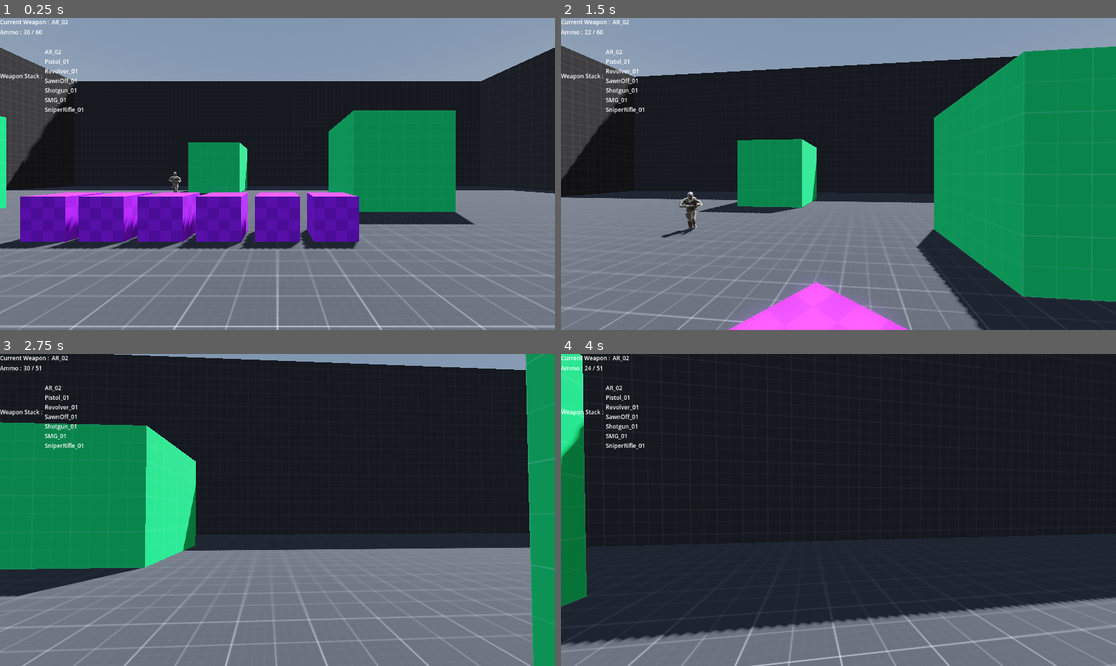
Above: before the commit, frames 1-4 (two rows, left to right).
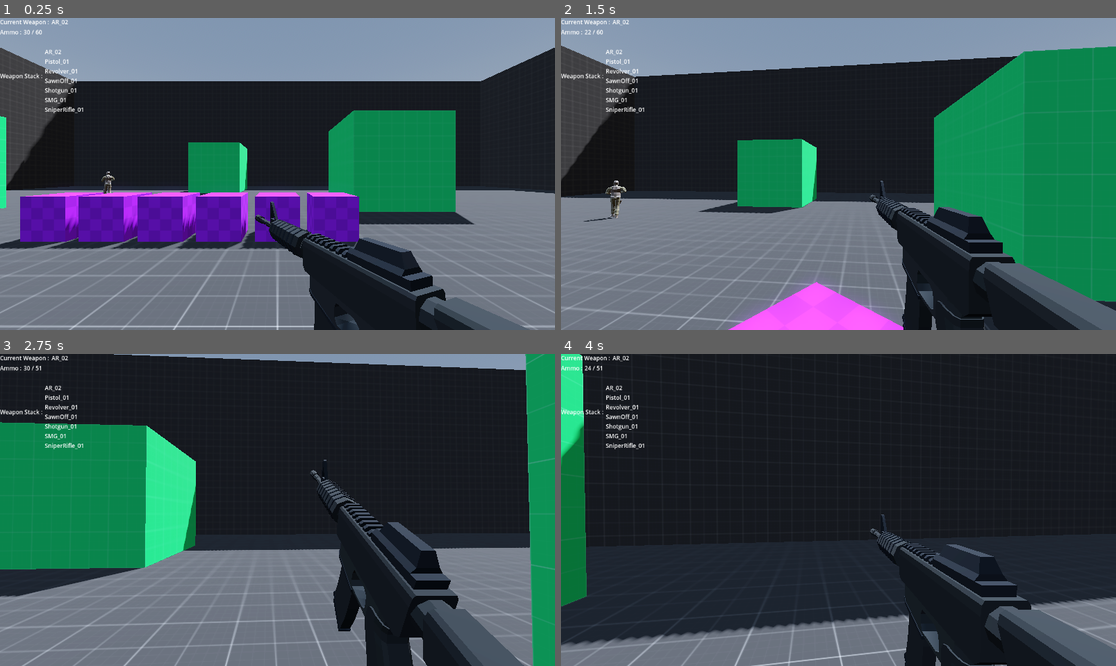
Above: after the commit, the same moments.

Repository: Robe-Dev/fps-starter-project
Game: Godot game, scene res://scenes/test_map_001.tscn
The game is run twice, just before and just after one commit, with the same random seed, the same clock (stepped at 60 frames per second) and the same inputs. The project has no main scene, so this scene is started directly.
Inputs (mouse positions are in pixels of both pictures, inside the frame that each line leads up to):
- Up to frame 1 (0.25 s): no input
- Up to frame 2 (1.5 s): move the mouse to (866, 174) at 0.52 s; press the mouse at (866, 174) at 0.53 s; hold W (fwd) from 0.53 s (still down); move the mouse to (810, 174) at 1.27 s; release the mouse at (810, 174) at 1.28 s; tap Space (action_1) at 1.35 s
- Up to frame 3 (2.75 s): keep holding W (fwd); click (249, 510) at 1.55 s; move the mouse to (288, 503) at 2.02 s; hold R (action_4) from 2.03 s (still down); click (288, 503) at 2.3 s
- Up to frame 4 (4 s): keep holding W (fwd); move the mouse to (832, 516) at 2.77 s; release R (action_4) at 2.78 s; tap S (bwd) at 2.85 s; click (832, 516) at 3.05 s; move the mouse to (877, 513) at 3.52 s; press the mouse at (877, 513) at 3.53 s

The runs differ from the first frame. In frame 1, 7.9% of the frame differs, in the area x 18-96%, y 49-100%; in frame 2, 8.1%; in frame 3, 8.8%, in the area x 55-95%, y 33-100%; in frame 4, 7.4%.

Commit message:
Hitscan Physics Update

Diff:
--- a/resources/characters/ms_01.tscn
+++ b/resources/characters/ms_01.tscn
@@ -44,35 +44,35 @@
 
 [node name="GeneralSkeleton" parent="Armature" index="0"]
 bones/0/position = Vector3(-0.00296289, -1.73256e-09, -0.0145338)
-bones/1/position = Vector3(0.0026367, 1.04567, -0.00551846)
-bones/1/rotation = Quaternion(-0.0411637, 0.0308332, 0.00744216, 0.998649)
-bones/2/rotation = Quaternion(0.0785638, -0.045341, 0.0141984, 0.995776)
-bones/3/rotation = Quaternion(0.0255266, -0.0124608, -0.012799, 0.999515)
-bones/4/rotation = Quaternion(0.025771, -0.0118577, -0.0125258, 0.999519)
-bones/5/rotation = Quaternion(-0.00292694, -0.00552102, 0.0284064, 0.999577)
-bones/6/rotation = Quaternion(-0.118818, 0.012318, -0.005678, 0.992824)
-bones/8/rotation = Quaternion(0.531955, 0.459286, 0.544332, -0.458021)
-bones/9/rotation = Quaternion(0.106937, 0.863134, -0.491721, -0.0421325)
-bones/10/rotation = Quaternion(0.458026, -0.539987, 0.45806, 0.537408)
-bones/11/rotation = Quaternion(-0.106172, -0.299391, -0.140246, 0.937776)
-bones/12/rotation = Quaternion(0.541426, -0.140361, 0.000535101, 0.828949)
-bones/13/rotation = Quaternion(0.580039, 0.0357905, -0.0629515, 0.811364)
-bones/14/rotation = Quaternion(-0.129163, 0.00804171, 0.0170101, 0.991445)
-bones/16/rotation = Quaternion(0.381717, -0.54062, -0.588338, -0.46463)
-bones/17/rotation = Quaternion(-0.0555739, 0.847651, -0.521091, 0.0828517)
-bones/18/rotation = Quaternion(0.564455, 0.427468, -0.564482, 0.424291)
-bones/19/rotation = Quaternion(0.177525, -0.53472, 0.284733, 0.775556)
-bones/20/rotation = Quaternion(0.0538845, 0.153391, -0.0289078, 0.986272)
-bones/21/rotation = Quaternion(0.418089, -0.036162, 0.0920235, 0.903009)
-bones/22/rotation = Quaternion(0.669633, -0.366133, 0.165418, 0.62464)
-bones/24/rotation = Quaternion(0.0468015, 0.214655, 0.975562, 0.0035155)
-bones/25/rotation = Quaternion(-0.0566507, 0.866133, -0.496524, 0.00819967)
-bones/26/rotation = Quaternion(0.00572028, 0.709429, -0.704102, 0.0303067)
-bones/27/rotation = Quaternion(-2.83174e-08, 1, -4.86672e-05, 4.60981e-09)
-bones/29/rotation = Quaternion(-0.0558977, 0.0595449, 0.995926, -0.0382272)
-bones/30/rotation = Quaternion(0.0028845, 0.987285, -0.158911, 0.00265289)
-bones/31/rotation = Quaternion(-0.0327914, 0.661273, -0.748529, 0.0366925)
-bones/32/rotation = Quaternion(5.86105e-09, 1, 0.000167233, 1.23148e-08)
+bones/1/position = Vector3(0.0026367, 1.04114, -0.00551846)
+bones/1/rotation = Quaternion(-0.0550965, -0.0695078, 0.0231947, 0.995789)
+bones/2/rotation = Quaternion(0.0444616, 0.0372333, -0.0204715, 0.998107)
+bones/3/rotation = Quaternion(0.0129351, 0.00624485, -0.00956954, 0.999851)
+bones/4/rotation = Quaternion(0.0129067, 0.00651078, -0.00596124, 0.999878)
+bones/5/rotation = Quaternion(0.019824, 0.0606971, 0.0218731, 0.99772)
+bones/6/rotation = Quaternion(0.0687708, 0.0966917, 0.00552523, 0.99292)
+bones/8/rotation = Quaternion(0.49504, 0.460727, 0.65305, -0.34087)
+bones/9/rotation = Quaternion(0.102107, 0.943219, -0.312432, -0.0479447)
+bones/10/rotation = Quaternion(0.433999, -0.559459, 0.434032, 0.557015)
+bones/11/rotation = Quaternion(-0.1224, -0.266604, -0.0320015, 0.955467)
+bones/12/rotation = Quaternion(0.520902, -0.104598, -0.029654, 0.846665)
+bones/13/rotation = Quaternion(0.535588, 0.0330477, -0.0581273, 0.841828)
+bones/14/rotation = Quaternion(0.295009, -0.0183674, -0.0388511, 0.954528)
+bones/16/rotation = Quaternion(0.450723, -0.50923, -0.631534, -0.372422)
+bones/17/rotation = Quaternion(-0.148777, 0.919451, -0.336836, 0.137901)
+bones/18/rotation = Quaternion(0.531093, 0.468319, -0.531118, 0.465329)
+bones/19/rotation = Quaternion(0.140969, -0.441033, 0.265255, 0.845729)
+bones/20/rotation = Quaternion(0.0425949, 0.10284, -0.00200593, 0.993784)
+bones/21/rotation = Quaternion(0.441989, -0.0382292, 0.0972839, 0.89091)
+bones/22/rotation = Quaternion(0.491584, -0.268781, 0.121435, 0.819363)
+bones/24/rotation = Quaternion(0.0960568, 0.0742131, 0.992602, -0.00280838)
+bones/25/rotation = Quaternion(-0.0178678, 0.985043, -0.147392, 0.0874467)
+bones/26/rotation = Quaternion(0.00683489, 0.693584, -0.719422, 0.0364169)
+bones/27/rotation = Quaternion(-2.92169e-08, 0.999989, 0.0046999, 4.92069e-09)
+bones/29/rotation = Quaternion(-0.15579, -0.0526878, 0.98178, 0.095191)
+bones/30/rotation = Quaternion(0.0431193, 0.992941, -0.0971331, -0.0526615)
+bones/31/rotation = Quaternion(0.0647799, 0.638331, -0.763207, -0.0765017)
+bones/32/rotation = Quaternion(2.46773e-08, 0.99987, 0.0161042, 3.22579e-08)
 
 [node name="AnimationPlayer" parent="." index="1"]
 root_motion_track = NodePath("%GeneralSkeleton:Root")
--- a/resources/controllers/player.tscn
+++ b/resources/controllers/player.tscn
@@ -62,6 +62,18 @@
 "update": 1,
 "values": [true]
 }
+tracks/3/type = "value"
+tracks/3/imported = false
+tracks/3/enabled = true
+tracks/3/path = NodePath("Bullet_Point:position")
+tracks/3/interp = 1
+tracks/3/loop_wrap = true
+tracks/3/keys = {
+"times": PackedFloat32Array(0.3),
+"transitions": PackedFloat32Array(1),
+"update": 0,
+"values": [Vector3(0.902486, 0.158646, 1.49012e-08)]
+}
 
 [sub_resource type="Animation" id="Animation_ntep6"]
 resource_name = "AR_02_Reload"
@@ -199,6 +211,18 @@
 "transitions": PackedFloat32Array(1),
 "update": 1,
 "values": [true]
+}
+tracks/3/type = "value"
+tracks/3/imported = false
+tracks/3/enabled = true
+tracks/3/path = NodePath("Bullet_Point:position")
+tracks/3/interp = 1
+tracks/3/loop_wrap = true
+tracks/3/keys = {
+"times": PackedFloat32Array(0.3),
+"transitions": PackedFloat32Array(1),
+"update": 0,
+"values": [Vector3(0.465343, 0.144516, -1.49012e-08)]
 }
 
 [sub_resource type="Animation" id="Animation_o0kpk"]
@@ -386,6 +410,18 @@
 "update": 1,
 "values": [false]
 }
+tracks/7/type = "value"
+tracks/7/imported = false
+tracks/7/enabled = true
+tracks/7/path = NodePath("Bullet_Point:position")
+tracks/7/interp = 1
+tracks/7/loop_wrap = true
+tracks/7/keys = {
+"times": PackedFloat32Array(0),
+"transitions": PackedFloat32Array(1),
+"update": 0,
+"values": [Vector3(0.485196, 0.144516, -1.49012e-08)]
+}
 
 [sub_resource type="Animation" id="Animation_rhkog"]
 resource_name = "Revolver_01_Equip"
@@ -427,6 +463,18 @@
 "update": 1,
 "values": [true]
 }
+tracks/3/type = "value"
+tracks/3/imported = false
+tracks/3/enabled = true
+tracks/3/path = NodePath("Bullet_Point:position")
+tracks/3/interp = 1
+tracks/3/loop_wrap = true
+tracks/3/keys = {
+"times": PackedFloat32Array(0.3),
+"transitions": PackedFloat32Array(1),
+"update": 0,
+"values": [Vector3(0.438635, 0.209329, -1.49012e-08)]
+}
 
 [sub_resource type="Animation" id="Animation_aaxyo"]
 resource_name = "Revolver_01_Reload"
@@ -567,6 +615,18 @@
 "update": 1,
 "values": [true]
 }
+tracks/3/type = "value"
+tracks/3/imported = false
+tracks/3/enabled = true
+tracks/3/path = NodePath("Bullet_Point:position")
+tracks/3/interp = 1
+tracks/3/loop_wrap = true
+tracks/3/keys = {
+"times": PackedFloat32Array(0.3),
+"transitions": PackedFloat32Array(1),
+"update": 0,
+"values": [Vector3(0.666754, 0.154836, -1.49012e-08)]
+}
 
 [sub_resource type="Animation" id="Animation_d6h0q"]
 resource_name = "SMG_01_Reload"
@@ -706,6 +766,18 @@
 "transitions": PackedFloat32Array(1),
 "update": 1,
 "values": [true]
+}
+tracks/3/type = "value"
+tracks/3/imported = false
+tracks/3/enabled = true
+tracks/3/path = NodePath("Bullet_Point:position")
+tracks/3/interp = 1
+tracks/3/loop_wrap = true
+tracks/3/keys = {
+"times": PackedFloat32Array(0.3),
+"transitions": PackedFloat32Array(1),
+"update": 0,
+"values": [Vector3(0.820498, 0.203629, -1.49012e-08)]
 }
 
 [sub_resource type="Animation" id="Animation_qy74o"]
@@ -847,6 +919,18 @@
 "update": 1,
 "values": [true]
 }
+tracks/3/type = "value"
+tracks/3/imported = false
+tracks/3/enabled = true
+tracks/3/path = NodePath("Bullet_Point:position")
+tracks/3/interp = 1
+tracks/3/loop_wrap = true
+tracks/3/keys = {
+"times": PackedFloat32Array(0.3),
+"transitions": PackedFloat32Array(1),
+"update": 0,
+"values": [Vector3(0.949377, 0.163301, 1.49012e-08)]
+}
 
 [sub_resource type="Animation" id="Animation_ajqxs"]
 resource_name = "Shotgun_01_Reload"
@@ -986,6 +1070,18 @@
 "transitions": PackedFloat32Array(1),
 "update": 1,
 "values": [true]
+}
+tracks/3/type = "value"
+tracks/3/imported = false
+tracks/3/enabled = true
+tracks/3/path = NodePath("Bullet_Point:position")
+tracks/3/interp = 1
+tracks/3/loop_wrap = true
+tracks/3/keys = {
+"times": PackedFloat32Array(0.3),
+"transitions": PackedFloat32Array(1),
+"update": 0,
+"values": [Vector3(1.31294, 0.166584, 1.49012e-08)]
 }
 
 [sub_resource type="Animation" id="Animation_wynqg"]
@@ -1137,20 +1233,21 @@
 
 [node name="Camera3D" type="Camera3D" parent="Yaw/Pitch"]
 
-[node name="Inventory" type="Node3D" parent="Yaw/Pitch" node_paths=PackedStringArray("animation_player")]
+[node name="Inventory" type="Node3D" parent="Yaw/Pitch"]
 transform = Transform3D(-4.37114e-08, 0, 1, 0, 1, 0, -1, 0, -4.37114e-08, 0.2, -0.3, -0.3)
 script = ExtResource("2_2l2rx")
-animation_player = NodePath("AnimationPlayer")
 weapon_resources = Array[ExtResource("3_58dyy")]([ExtResource("4_fygvp"), ExtResource("5_rxugu"), ExtResource("6_g5uiw"), ExtResource("7_dusa8"), ExtResource("8_1bs0s"), ExtResource("9_o1opk"), ExtResource("9_wcfu2")])
 start_weapons = Array[String](["AR_02", "Pistol_01", "Revolver_01", "SawnOff_01", "Shotgun_01", "SMG_01", "SniperRifle_01"])
 
+[node name="Bullet_Point" type="Marker3D" parent="Yaw/Pitch/Inventory"]
+transform = Transform3D(1, 0, 0, 0, 1, 0, 0, 0, 1, 0.485196, 0.144516, -1.49012e-08)
+
 [node name="AR_02" type="Node3D" parent="Yaw/Pitch/Inventory"]
-transform = Transform3D(-3.49664e-06, -9.36921e-07, 1, -0.258819, 0.965926, 0, -0.965926, -0.258819, -3.61999e-06, 0, -0.25, 0)
+transform = Transform3D(-3.49664e-06, -9.36922e-07, 1, -0.258819, 0.965926, -5.05702e-13, -0.965926, -0.258819, -3.61999e-06, 0, -0.25, 0)
 visible = false
 
 [node name="AssaultRifle2_1" parent="Yaw/Pitch/Inventory/AR_02" instance=ExtResource("2_piuqs")]
 transform = Transform3D(0.25, 0, 0, 0, 0.25, 0, 0, 0, 0.25, 0, 0, 0)
-visible = false
 
 [node name="Pistol_01" type="Node3D" parent="Yaw/Pitch/Inventory"]
 transform = Transform3D(1, 0, 0, 0, 1, 0, 0, 0, 1, 0.1, 0, 0)
@@ -1181,14 +1278,14 @@
 transform = Transform3D(0.25, 0, 0, 0, 0.25, 0, 0, 0, 0.25, 0, 0, 0)
 
 [node name="SniperRifle_01" type="Node3D" parent="Yaw/Pitch/Inventory"]
-transform = Transform3D(-3.49664e-06, -9.36921e-07, 1, -0.258819, 0.965926, 0, -0.965926, -0.258819, -3.61999e-06, 0, -0.4, 0)
+transform = Transform3D(1, 0, 0, 0, 1, 0, 0, 0, 1, 0, 0.1, 0)
 visible = false
 
 [node name="SniperRifle_1" parent="Yaw/Pitch/Inventory/SniperRifle_01" instance=ExtResource("7_h0i4b")]
 transform = Transform3D(0.25, 0, 0, 0, 0.25, 0, 0, 0, 0.25, 0, 0, 0)
 
 [node name="SMG_01" type="Node3D" parent="Yaw/Pitch/Inventory"]
-transform = Transform3D(0.991445, -0.130527, 0, 0.130527, 0.991445, 0, 0, 0, 1, 0.0171214, 0, 0)
+transform = Transform3D(1, 0, 0, 0, 1, 0, 0, 0, 1, 0.1, 0, 0)
 visible = false
 
 [node name="SubmachineGun_1" parent="Yaw/Pitch/Inventory/SMG_01" instance=ExtResource("8_b8xad")]
--- a/resources/items/AR_02.tres
+++ b/resources/items/AR_02.tres
@@ -11,6 +11,9 @@
 Reserve_Ammo = 60
 Magazine = 30
 Weapon_Fire_Mode = 0
+Bullet_Type = 1
+Weapon_Range = 550
+Damage = 30
 Weapon_Name = "AR_02"
 Equip_Anim = "AR_02_Equip"
 Unequip_Anim = "AR_02_Unequip"
--- a/resources/items/Pistol_01.tres
+++ b/resources/items/Pistol_01.tres
@@ -11,6 +11,9 @@
 Reserve_Ammo = 48
 Magazine = 12
 Weapon_Fire_Mode = 2
+Bullet_Type = 1
+Weapon_Range = 50
+Damage = 20
 Weapon_Name = "Pistol_01"
 Equip_Anim = "Pistol_01_Equip"
 Unequip_Anim = "Pistol_01_Unequip"
--- a/resources/items/Revolver_01.tres
+++ b/resources/items/Revolver_01.tres
@@ -11,6 +11,9 @@
 Reserve_Ammo = 36
 Magazine = 6
 Weapon_Fire_Mode = 2
+Bullet_Type = 1
+Weapon_Range = 50
+Damage = 46
 Weapon_Name = "Revolver_01"
 Equip_Anim = "Revolver_01_Equip"
 Unequip_Anim = "Revolver_01_Unequip"
--- a/resources/items/SMG_01.tres
+++ b/resources/items/SMG_01.tres
@@ -11,6 +11,9 @@
 Reserve_Ammo = 45
 Magazine = 15
 Weapon_Fire_Mode = 0
+Bullet_Type = 1
+Weapon_Range = 150
+Damage = 30
 Weapon_Name = "SMG_01"
 Equip_Anim = "SMG_01_Equip"
 Unequip_Anim = "SMG_01_Unequip"
--- a/resources/items/SawnOff_01.tres
+++ b/resources/items/SawnOff_01.tres
@@ -11,6 +11,9 @@
 Reserve_Ammo = 24
 Magazine = 2
 Weapon_Fire_Mode = 2
+Bullet_Type = 1
+Weapon_Range = 30
+Damage = 50
 Weapon_Name = "SawnOff_01"
 Equip_Anim = "SawnOff_01_Equip"
 Unequip_Anim = "SawnOff_01_Unequip"
--- a/resources/items/Shotgun_01.tres
+++ b/resources/items/Shotgun_01.tres
@@ -11,6 +11,9 @@
 Reserve_Ammo = 32
 Magazine = 8
 Weapon_Fire_Mode = 2
+Bullet_Type = 1
+Weapon_Range = 50
+Damage = 46
 Weapon_Name = "Shotgun_01"
 Equip_Anim = "Shotgun_01_Equip"
 Unequip_Anim = "Shotgun_01_Unequip"
--- a/resources/items/SniperRifle_01.tres
+++ b/resources/items/SniperRifle_01.tres
@@ -11,6 +11,9 @@
 Reserve_Ammo = 32
 Magazine = 1
 Weapon_Fire_Mode = 2
+Bullet_Type = 1
+Weapon_Range = 1800
+Damage = 50
 Weapon_Name = "SniperRifle_01"
 Equip_Anim = "SniperRifle_01_Equip"
 Unequip_Anim = "SniperRifle_01_Unequip"
--- a/scenes/test_map_001.tscn
+++ b/scenes/test_map_001.tscn
@@ -136,7 +136,7 @@
 [node name="Player" parent="Actors" groups=["team1"] instance=ExtResource("2_r7osb")]
 
 [node name="ms_01" parent="Actors" node_paths=PackedStringArray("patrol_points") instance=ExtResource("5_uonpo")]
-transform = Transform3D(1, 0, 0, 0, 1, 0, 0, 0, 1, -6, 0, -12)
+transform = Transform3D(-0.5, 0, -0.866025, 0, 1, 0, 0.866025, 0, -0.5, -10, 0, -12)
 patrol_points = [NodePath("../../PathFinding/Route/WayPoint_01"), NodePath("../../PathFinding/Route/WayPoint_02"), NodePath("../../PathFinding/Route/WayPoint_03"), NodePath("../../PathFinding/Route/WayPoint_04")]
 
 [node name="World" type="Node" parent="."]
--- a/scripts/controllers/ai_controller.gd
+++ b/scripts/controllers/ai_controller.gd
@@ -102,7 +102,6 @@
 			navigation_agent_3d.target_position = closest_target.global_position
 			target_direction = (navigation_agent_3d.get_next_path_position() - global_position).normalized()
 			set_root_motion_animation(delta, 1.0)
-			print("gate 1")
 		else :
 			state = "patrol"
 	else:
--- a/scripts/managers/inventory.gd
+++ b/scripts/managers/inventory.gd
@@ -1,10 +1,12 @@
 extends Node3D
 
+signal Apply_Damage
 signal Weapon_Changed
 signal Update_Ammo
 signal Update_Weapon_Stack
 
-@export var animation_player: AnimationPlayer
+@onready var animation_player: AnimationPlayer = $AnimationPlayer
+@onready var bullet_point: Marker3D = $Bullet_Point
 
 var holster : bool
 
@@ -21,6 +23,8 @@
 @export var weapon_resources : Array[Weapon_Resource]
 
 @export var start_weapons : Array[String]
+
+enum {NULL, HITSCAN, PROJECTILE}
 
 func _ready() -> void:
 	initialize(start_weapons)
@@ -87,6 +91,15 @@
 				animation_player.play(firearm.Shoot_Anim)
 				firearm.Current_Ammo -= 1
 				emit_signal("Update_Ammo", [firearm.Current_Ammo, firearm.Reserve_Ammo])
+				var camera_collision = get_camera_collision(firearm.Weapon_Range)
+				match current_weapon.Bullet_Type:
+					NULL:
+						print("Weapon Type Not Chosen")
+					HITSCAN:
+						#pass
+						hit_scan_collision(camera_collision, firearm.Damage)
+					PROJECTILE:
+						pass
 		else :
 			reload()
 	else :
@@ -109,3 +122,30 @@
 			else :
 				if !firearm.Out_Of_Ammo_Anim.is_empty():
 					animation_player.play(firearm.Out_Of_Ammo_Anim)
+
+func get_camera_collision(range : float) -> Vector3:
+	var camera : Camera3D = get_viewport().get_camera_3d()
+	var viewport : Vector2 = get_viewport().get_size()
+
+	var ray_origin : Vector3 = camera.project_ray_origin(viewport/2)
+	var ray_end : Vector3 = ray_origin + camera.project_ray_normal(viewport/2) * range
+
+	var new_intersection = PhysicsRayQueryParameters3D.create(ray_origin, ray_end)
+	var intersection = get_world_3d().direct_space_state.intersect_ray(new_intersection)
+
+	if not intersection.is_empty():
+		var col_point : Vector3 = intersection.position
+		return col_point
+	else:
+		return ray_end
+
+func hit_scan_collision(collision_point : Vector3, damage : float):
+	var bullet_direction : Vector3 = (collision_point - bullet_point.get_global_transform().origin).normalized()
+	var new_intersection = PhysicsRayQueryParameters3D.create(bullet_point.get_global_transform().origin, collision_point + bullet_direction)
+
+	var bullet_collision = get_world_3d().direct_space_state.intersect_ray(new_intersection)
+	if bullet_collision:
+		if bullet_collision.collider is RigidBody3D:
+			var hit_position = bullet_collision.position - bullet_collision.collider.get_global_transform().origin
+			bullet_collision.collider.apply_impulse((bullet_direction * damage * 0.0625), hit_position)
+		#Apply Damage
--- a/scripts/resources/weapon_resources/firearm_resource.gd
+++ b/scripts/resources/weapon_resources/firearm_resource.gd
@@ -17,3 +17,6 @@
 }
 
 @export var Weapon_Fire_Mode: Fire_Mode = Fire_Mode.Auto
+@export_flags("HitScan", "Projectile") var Bullet_Type
+@export var Weapon_Range : int
+@export var Damage : int
